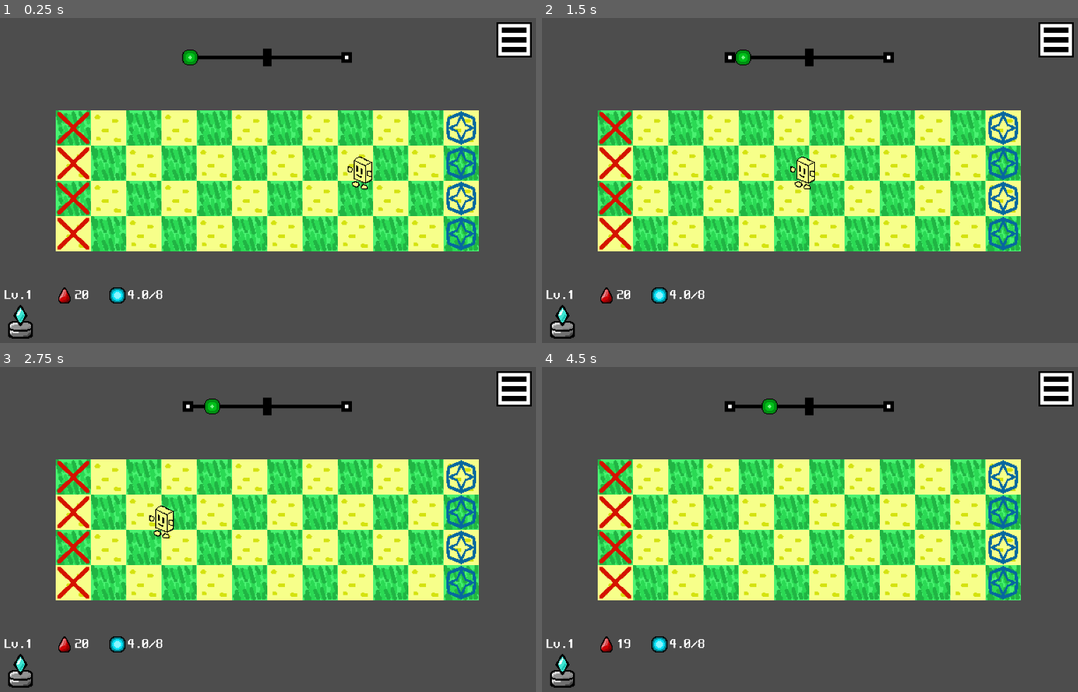
Above: before the commit, frames 1-4 (two rows, left to right).
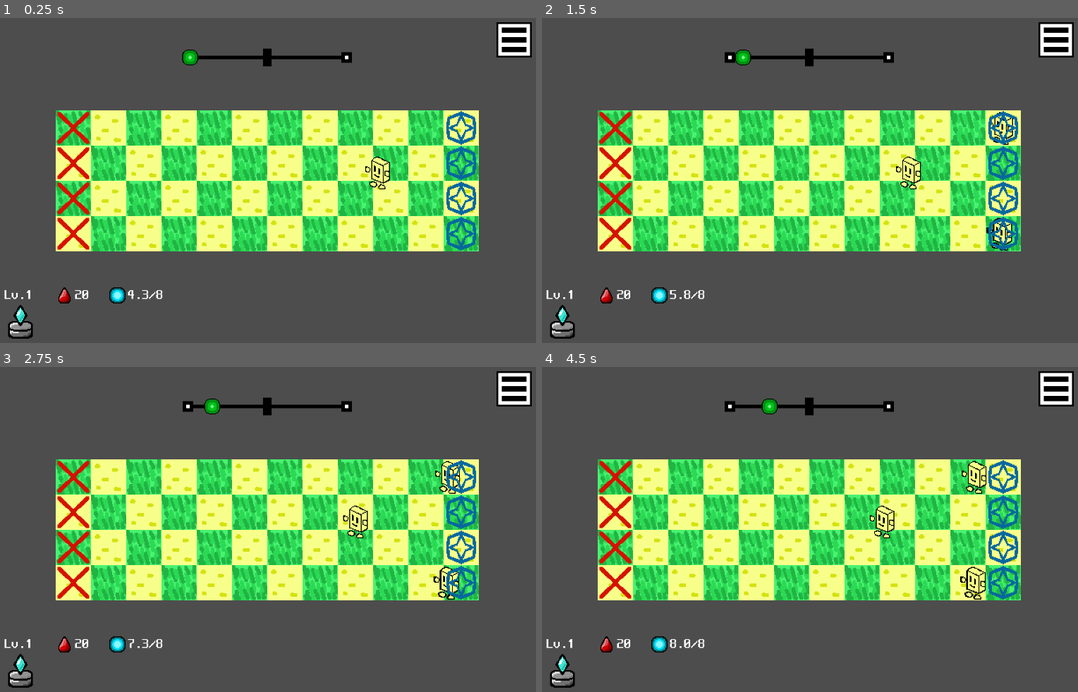
Above: after the commit, the same moments.

Repository: pupungeggang4/Godot-Defense
Game: Godot game, scene res://Scene/defense.tscn
Two runs of this game, one before a commit and one after it. Both use one fixed random seed, a clock stepped at 60 frames per second and the inputs below.
Inputs (mouse positions are in pixels of both pictures, inside the frame that each line leads up to):
- Up to frame 1 (0.25 s): no input
- Up to frame 2 (1.5 s): move the mouse to (933, 164) at 0.52 s; click (933, 164) at 0.6 s; move the mouse to (697, 200) at 1.27 s; click (697, 200) at 1.35 s
- Up to frame 3 (2.75 s): move the mouse to (321, 451) at 2.02 s; click (321, 451) at 2.1 s
- Up to frame 4 (4.5 s): move the mouse to (783, 601) at 2.77 s; click (783, 601) at 2.85 s; move the mouse to (976, 581) at 3.52 s; click (976, 581) at 3.6 s; move the mouse to (638, 477) at 4.27 s; click (638, 477) at 4.35 s

The runs differ from the first frame. In frame 1, 0.5% of the frame differs, in the area x 26-73%, y 42-87%; in frame 2, 0.8%; in frame 3, 0.9%, in the area x 23-86%, y 28-87%; in frame 4, 0.8%.

Commit message:
Var, Func

Diff:
--- a/Game/Scene/defense.tscn
+++ b/Game/Scene/defense.tscn
@@ -1,20 +1,24 @@
-[gd_scene load_steps=9 format=4 uid="uid://cnwmweaccuqk0"]
+[gd_scene load_steps=11 format=4 uid="uid://cnwmweaccuqk0"]
 
+[ext_resource type="Script" uid="uid://7w5xy4igp0qr" path="res://Script/defense.gd" id="1_cbq7o"]
 [ext_resource type="Script" uid="uid://cuv7lq8uun5d4" path="res://Script/player.gd" id="1_cwaim"]
 [ext_resource type="TileSet" uid="uid://cnjgqukgltxva" path="res://Resource/tile_plains.tres" id="1_ic810"]
 [ext_resource type="Script" uid="uid://dnpvartfq3blf" path="res://Script/Thing/spawn.gd" id="2_4g4ur"]
 [ext_resource type="PackedScene" uid="uid://ctitte07h7p5q" path="res://Scene/wave_info.tscn" id="2_pwfxc"]
+[ext_resource type="Script" uid="uid://d1ht8sd758y37" path="res://Script/field.gd" id="3_1cx7a"]
 [ext_resource type="Script" uid="uid://efqom7b0v1hx" path="res://Script/Thing/end.gd" id="3_sverw"]
 [ext_resource type="PackedScene" uid="uid://b6ruovi8fj5b" path="res://Scene/Thing/unit.tscn" id="4_3uub6"]
 [ext_resource type="Texture2D" uid="uid://c74p7n5khs7e3" path="res://Image/ButtonMenu.png" id="6_7yvli"]
 [ext_resource type="PackedScene" uid="uid://cl6nna1rorqxy" path="res://Scene/lower.tscn" id="7_1hwwa"]
 
 [node name="Defense" type="Node2D"]
+script = ExtResource("1_cbq7o")
 
 [node name="Player" type="Node2D" parent="."]
 script = ExtResource("1_cwaim")
 
 [node name="Field" type="Node2D" parent="."]
+script = ExtResource("3_1cx7a")
 
 [node name="TileMap" type="TileMapLayer" parent="Field"]
 tile_map_data = PackedByteArray("AAADAAMAAAAAAAAAAAADAAUAAAAAAAAAAAAEAAYAAAAAAAAAAAAEAAQAAAAAAAAAAAAFAAMAAAAAAAAAAAAFAA …(688 unchanged characters)…
--- a/Game/Scene/lower.tscn
+++ b/Game/Scene/lower.tscn
@@ -1,6 +1,6 @@
 [gd_scene load_steps=6 format=3 uid="uid://cl6nna1rorqxy"]
 
-[ext_resource type="Script" uid="uid://co2y3lm2ay6c4" path="res://Script/lower.gd" id="1_27vu2"]
+[ext_resource type="Script" uid="uid://co2y3lm2ay6c4" path="res://Script/UIHandle/lower.gd" id="1_27vu2"]
 [ext_resource type="Texture2D" uid="uid://5vgo5lo76s5q" path="res://Image/Icon/IconEnergy.png" id="2_q3c6e"]
 [ext_resource type="Theme" uid="uid://cl3d515tssxrn" path="res://Resource/Theme/font_neodgm.tres" id="2_sha82"]
 [ext_resource type="Texture2D" uid="uid://yn00il2hoye0" path="res://Image/Icon/IconLife.png" id="3_sha82"]
--- a/Game/Scene/wave_info.tscn
+++ b/Game/Scene/wave_info.tscn
@@ -1,7 +1,7 @@
 [gd_scene load_steps=4 format=3 uid="uid://ctitte07h7p5q"]
 
 [ext_resource type="Texture2D" uid="uid://cs373a78yopan" path="res://Image/WaveInfo.png" id="1_5xoaq"]
-[ext_resource type="Script" uid="uid://dinyf5el8ktva" path="res://Script/Thing/wave_info.gd" id="1_60g7r"]
+[ext_resource type="Script" uid="uid://dinyf5el8ktva" path="res://Script/UIHandle/wave_info.gd" id="1_60g7r"]
 [ext_resource type="Texture2D" uid="uid://b68gceq017vg1" path="res://Image/ProgressCursor.png" id="2_c3g2k"]
 
 [node name="WaveInfo" type="Node2D"]
--- a/Game/Script/Thing/spawn.gd
+++ b/Game/Script/Thing/spawn.gd
@@ -1,12 +1,14 @@
 extends Node2D
 
 var pos_start = [1080, 280]
+var spawn_list = []
 
 func _ready() -> void:
     for i in range(4):
         var node_temp_spawn = load('res://Scene/Thing/spawn_point.tscn').instantiate()
         node_temp_spawn.position = Vector2(pos_start[0], pos_start[1] + 80 * i)
         add_child(node_temp_spawn)
+        spawn_list.append(node_temp_spawn)
 
 func _process(delta: float) -> void:
     pass
--- a/Game/Script/Thing/spawn_point.gd
+++ b/Game/Script/Thing/spawn_point.gd
@@ -1 +1,10 @@
-extends Node
+extends Node2D
+
+@onready var node_unit_list = get_tree().current_scene.get_node('Field/Unit')
+
+func spawn_unit(unit):
+    var node_unit = load('res://Scene/Thing/unit.tscn').instantiate()
+    node_unit.side = 1
+    node_unit.position.x = position.x
+    node_unit.position.y = position.y
+    node_unit_list.add_child(node_unit)
--- a/Game/Script/Thing/unit.gd
+++ b/Game/Script/Thing/unit.gd
@@ -1,6 +1,7 @@
 extends Node2D
 
-var side = 1
+@export var side = 1
+@export var speed = 20.0
 
 func _process(delta: float) -> void:
-    position.x -= 3.0
+    position.x -= speed * delta
--- /dev/null
+++ b/Game/Script/UIHandle/ui.gd
@@ -0,0 +1,6 @@
+extends Node
+
+const defense = {
+    'button_upgrade': [40, 680, 80, 80],
+    'button_menu': [1160, 40, 80, 80],
+}
--- /dev/null
+++ b/Game/Script/defense.gd
@@ -0,0 +1,23 @@
+extends Node2D
+
+@onready var node_spawn = get_node('Field/Spawn')
+@onready var rand = RandomNumberGenerator.new()
+
+var wave = []
+var time = 0
+
+func _ready() -> void:
+    wave = [[1, 1], [1.1, 1], [1.2, 1]]
+
+func _process(delta: float) -> void:
+    if GVar.menu == false and GVar.state == '':
+        get_tree().paused = false
+    else:
+        get_tree().paused = true
+
+    time += delta
+    for wave_unit in wave:
+        if time > wave_unit[0]:
+            var index = rand.randi_range(0, 3)
+            node_spawn.spawn_list[index].spawn_unit(wave_unit[1])
+            wave.erase(wave_unit)
--- /dev/null
+++ b/Game/Script/f.gd
@@ -0,0 +1,4 @@
+extends Node
+
+func point_inside_rect_ui(point, rect):
+    return point.x > rect[0] and point.x < rect[0] + rect[2] and point.y > rect[1] and point.y < rect[1] + rect[3]
--- /dev/null
+++ b/Game/Script/g_var.gd
@@ -0,0 +1,4 @@
+extends Node
+
+var state = ''
+var menu = false
--- a/Game/Script/player.gd
+++ b/Game/Script/player.gd
@@ -4,3 +4,30 @@
 @export var level = 1
 @export var energy = 4
 @export var energy_max = 8
+@export var energy_gen = 0
+@export var click_state = ''
+
+func _ready() -> void:
+    process_mode = Node.PROCESS_MODE_PAUSABLE
+
+func _process(delta: float) -> void:
+    generate_energy(delta)
+    handle_mouse()
+
+func generate_energy(delta: float) -> void:
+    energy += (1 + level * 0.2 + energy_gen) * delta
+    if energy > energy_max:
+        energy = energy_max
+
+func handle_mouse():
+    if Input.is_action_just_released('mouse_left'):
+        var mouse = get_viewport().get_mouse_position()
+        if F.point_inside_rect_ui(mouse, UI.defense.button_menu):
+            GVar.menu = true
+            print(1)
+        if GVar.state == '':
+            if click_state == '':
+                if F.point_inside_rect_ui(mouse, UI.defense.button_upgrade):
+                    if level < 5:
+                        level += 1
+                        energy_max += 2
--- a/Game/project.godot
+++ b/Game/project.godot
@@ -15,12 +15,26 @@
 config/features=PackedStringArray("4.4", "GL Compatibility")
 config/icon="res://icon.svg"
 
+[autoload]
+
+UI="*res://Script/UIHandle/ui.gd"
+F="*res://Script/f.gd"
+GVar="*res://Script/g_var.gd"
+
 [display]
 
 window/size/viewport_width=1280
 window/size/viewport_height=800
 window/stretch/mode="viewport"
 
+[input]
+
+mouse_left={
+"deadzone": 0.2,
+"events": [Object(InputEventMouseButton,"resource_local_to_scene":false,"resource_name":"","device":-1,"window_id":0,"alt_pressed":false,"shift_pressed":false,"ctrl_pressed":false,"meta_pressed":false,"button_mask":0,"position":Vector2(0, 0),"global_position":Vector2(0, 0),"factor":1.0,"button_index":1,"canceled":false,"pressed":false,"double_click":false,"script":null)
+]
+}
+
 [rendering]
 
 gl_compatibility/driver.windows="opengl3_angle"
Renamed: Game/Script/lower.gd -> Game/Script/UIHandle/lower.gd
Renamed: Game/Script/lower.gd.uid -> Game/Script/UIHandle/lower.gd.uid
Not shown, added: Game/Script/UIHandle/ui.gd.uid
Renamed: Game/Script/Thing/wave_info.gd -> Game/Script/UIHandle/wave_info.gd
Renamed: Game/Script/Thing/wave_info.gd.uid -> Game/Script/UIHandle/wave_info.gd.uid
Not shown, added: Game/Script/defense.gd.uid
Not shown, added: Game/Script/f.gd.uid
Renamed: Game/Script/status.gd -> Game/Script/field.gd
Not shown, added: Game/Script/field.gd.uid
Not shown, added: Game/Script/g_var.gd.uid
Not shown, removed: Game/Script/status.gd.uid
Not shown, added: DevNote/20250427.md
